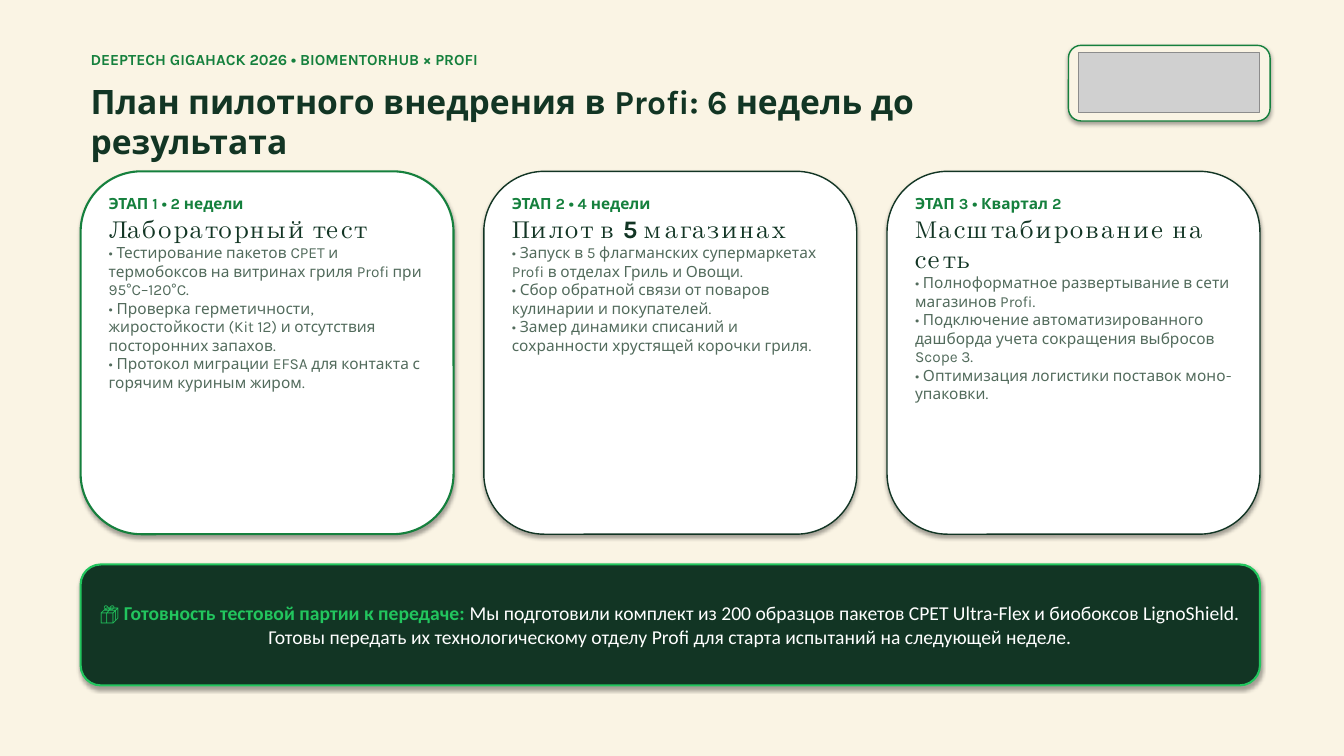
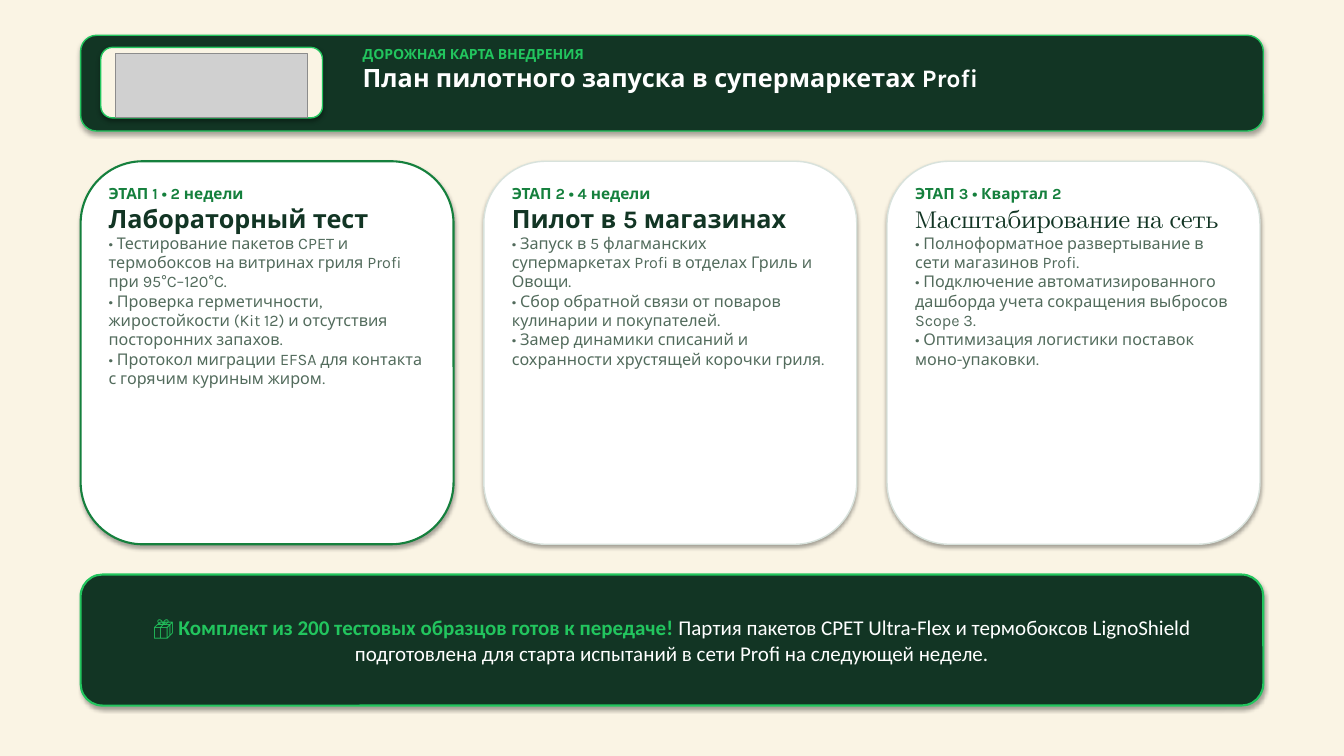
Before and after one commit to lisqrn/Hackaton-202636, a slide deck: slide 7 of PackShift_Profi_Gigahack2026.pptx. Drawn at 1344x756 pixels with LibreOffice and Linux fonts; fonts in the diff are those of the drawing; grey boxes stand for pictures. Boxes give left, top, right and bottom in pixels: in the first picture for what was removed or moved away, otherwise in the second. Text is boxed around its words. In the diff, an @@ line names an element or a change of style, - is before the commit and + after.

Commit message:
style: overhaul presentation and slide deck to 100% match website visual styling and butter-pine brand identity

```diff
--- a/PackShift_Profi_Gigahack2026.pptx
+++ b/PackShift_Profi_Gigahack2026.pptx
@@ rounded rectangle added at box(81, 35, 1263, 131), fill #123524, outline #22C55E 1 pt @@
@@ text removed at box(91, 55, 478, 65) @@
-DEEPTECH GIGAHACK 2026 • BIOMENTORHUB × PROFI
@@ rounded rectangle added at box(101, 47, 323, 118), fill #FAF4E4, outline #22C55E 1 pt @@
@@ picture: place and size @@
-picture at box(1079, 52, 1260, 113)
+picture at box(116, 53, 308, 117)
@@ text added at box(363, 49, 978, 93), 18 pt, text #FFFFFF, bold @@
+ДОРОЖНАЯ КАРТА ВНЕДРЕНИЯ
+План пилотного запуска в супермаркетах Profi
@@ rounded rectangle removed at box(1069, 45, 1270, 121) @@
@@ text removed at box(91, 90, 914, 162) @@
-План пилотного внедрения в Profi: 6 недель до результата
@@ rounded rectangle: place and size @@
-rounded rectangle at box(81, 171, 454, 534)
+rounded rectangle at box(81, 161, 454, 544)
@@ text "ЭТАП 1 • 2 недели": place and size @@
-text "ЭТАП 1 • 2 недели" at box(109, 198, 422, 392)
+text "ЭТАП 1 • 2 недели" at box(109, 188, 422, 388)
@@ rounded rectangle: place and size @@
-rounded rectangle at box(484, 171, 857, 534)
+rounded rectangle at box(484, 161, 857, 544)
@@ rounded rectangle at box(484, 161, 857, 544): outline #123524 1 pt to #D8E2DC 1 pt @@
@@ text "ЭТАП 2 • 4 недели": place and size @@
-text "ЭТАП 2 • 4 недели" at box(512, 198, 816, 355)
+text "ЭТАП 2 • 4 недели" at box(512, 188, 822, 369)
@@ rounded rectangle at box(887, 161, 1260, 544): outline #123524 1 pt to #D8E2DC 1 pt @@
@@ rounded rectangle: place and size @@
-rounded rectangle at box(887, 171, 1260, 534)
+rounded rectangle at box(887, 161, 1260, 544)
@@ text "ЭТАП 3 • Квартал 2": place and size @@
-text "ЭТАП 3 • Квартал 2" at box(915, 198, 1229, 403)
+text "ЭТАП 3 • Квартал 2" at box(915, 188, 1228, 369)
@@ text at box(109, 237, 422, 388): size 11 to 11.5 pt in "• Тестирование пакетов CPET и термобоксов на ...", "• Проверка герметичности, жиростойкости (Kit 12) и ...", "• Протокол миграции EFSA для контакта с ..." @@
@@ text at box(512, 237, 822, 369): size 11 to 11.5 pt in "• Запуск в 5 флагманских супермаркетах Profi ...", "• Сбор обратной связи от поваров кулинарии ...", "• Замер динамики списаний и сохранности хрустящей ..." @@
@@ text at box(915, 237, 1228, 369): size 11 to 11.5 pt in "• Полноформатное развертывание в сети магазинов Profi.", "• Подключение автоматизированного дашборда учета сокращения  ...", "• Оптимизация логистики поставок моно-упаковки." @@
@@ rounded rectangle "📦 Комплект из 200 тестовых ...": place and size @@
-rounded rectangle "📦 Комплект из 200 тестовых ..." at box(81, 565, 1260, 686)
+rounded rectangle "📦 Комплект из 200 тестовых ..." at box(81, 575, 1263, 706)
@@ text in rounded rectangle at box(178, 620, 1190, 665): text changed; size 14 to 15 pt @@
-📦 Готовность тестовой партии к передаче: Мы подготовили комплект из 200 образцов пакетов CPET Ultra-Flex и биобоксов LignoShield. Готовы передать их технологическому отделу Profi для старта испытаний на следующей неделе.
+📦 Комплект из 200 тестовых образцов готов к передаче! Партия пакетов CPET Ultra-Flex и термобоксов LignoShield подготовлена для старта испытаний в сети Profi на следующей неделе.
```
Also in this commit, not shown: 7 other slides changed, 4 other files.
